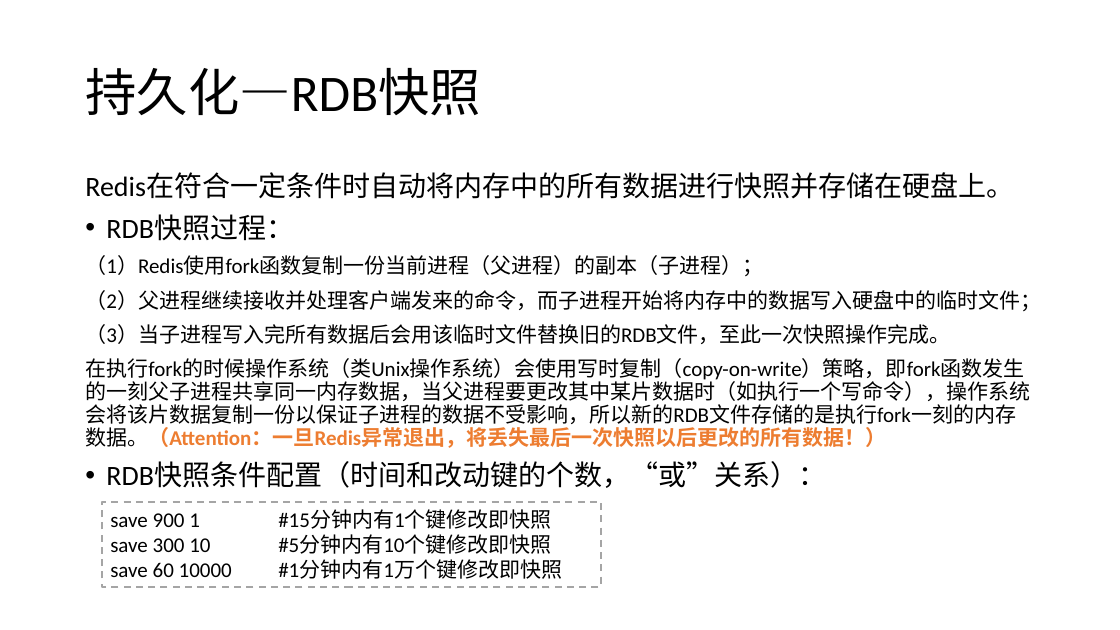
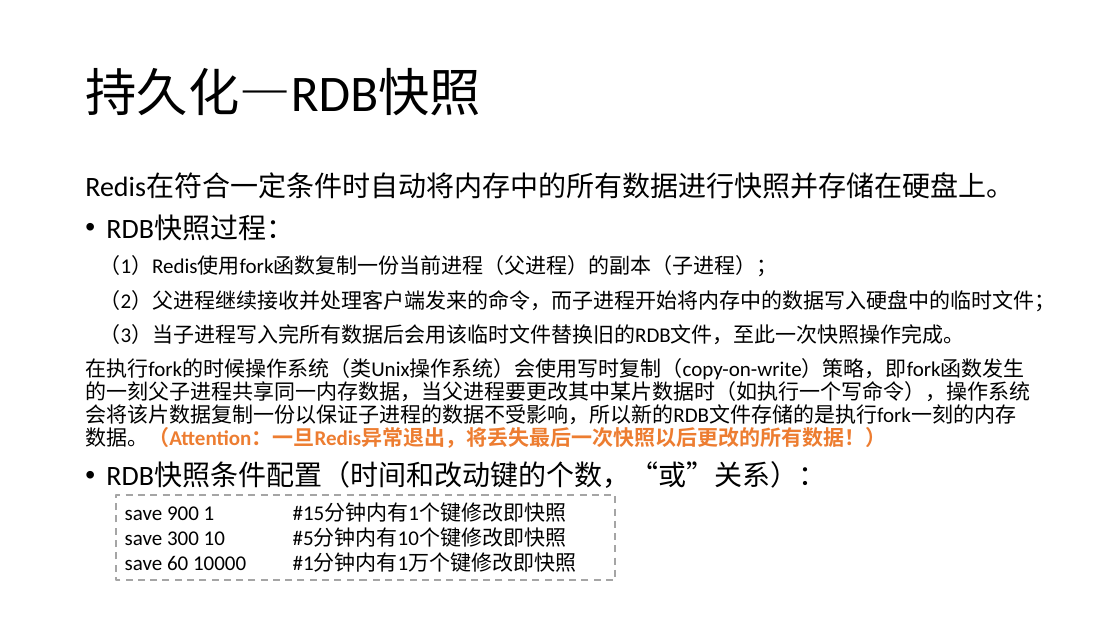
Before and after one commit to guhanjie/Knowledge-sharing, a slide deck: slide 35 of Redis技术分享——by顾汉杰.pptx. Drawn at 1120x630 pixels with LibreOffice and Linux fonts; fonts in the diff are those of the drawing. Boxes give left, top, right and bottom in pixels: in the first picture for what was removed or moved away, otherwise in the second. Text is boxed around its words. In the diff, an @@ line names an element or a change of style, - is before the commit and + after.

```diff
--- a/Redis技术分享——by顾汉杰.pptx
+++ b/Redis技术分享——by顾汉杰.pptx
@@ text "Redis在符合一定条件时自动将内存中的所有数据进行快照并存储在硬盘上。" rewrapped from <box>85,172,1041,488</box> to <box>85,172,1056,488</box> @@
@@ rectangle "save 900 1 #15分钟内有1个键修改即快照": place and size @@
-rectangle "save 900 1 #15分钟内有1个键修改即快照" at <box>102,502,601,586</box>
+rectangle "save 900 1 #15分钟内有1个键修改即快照" at <box>117,495,616,580</box>
```
Also in this commit, not shown: 17 other slides changed, 1 slide added.
